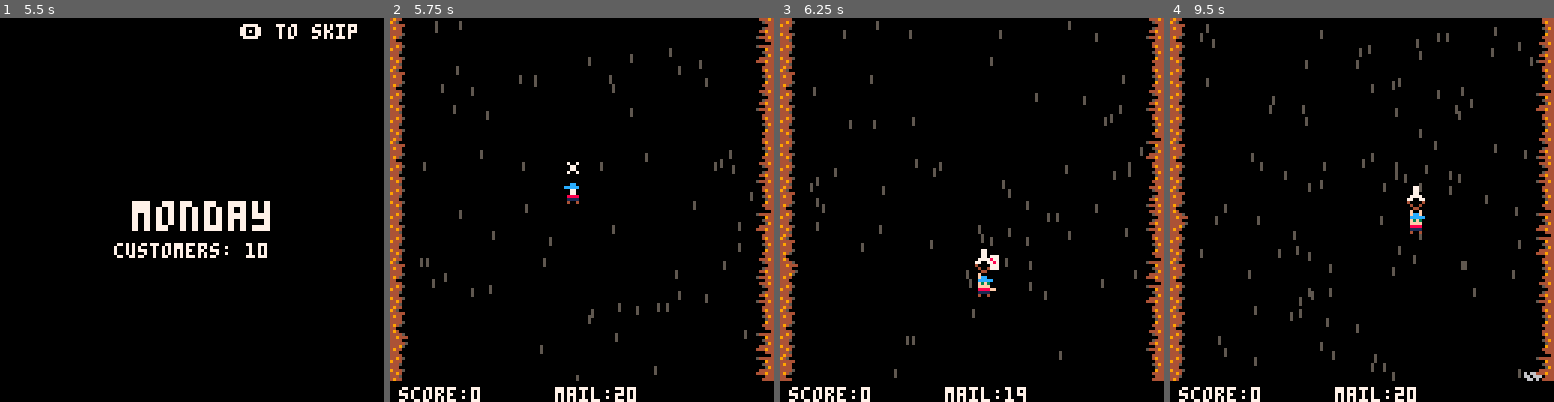
Above: before the commit, frames 1-4 (left to right).
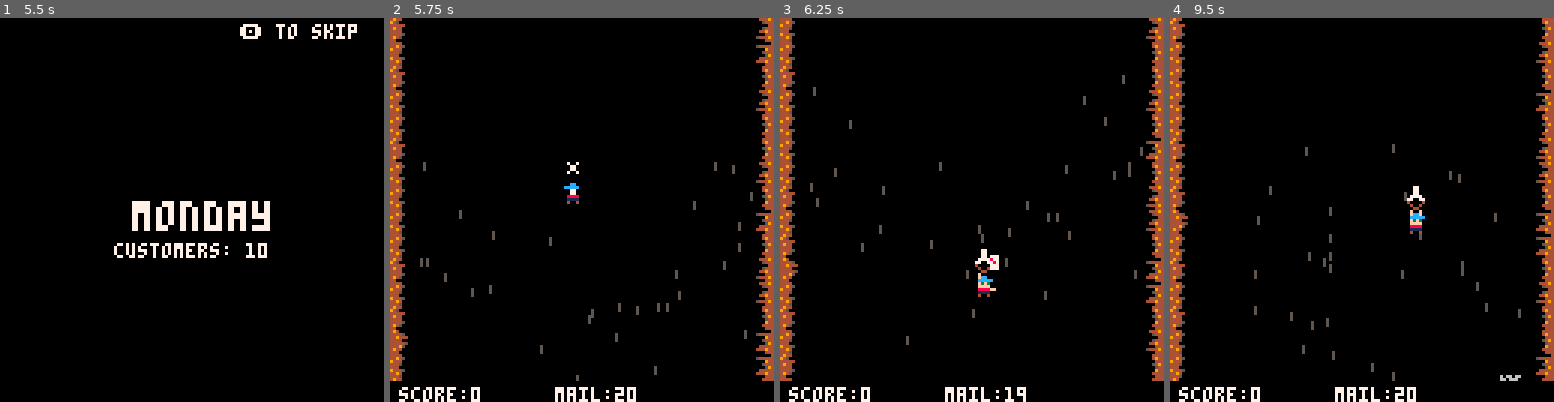
Above: after the commit, the same moments.

Repository: sugarvoid/down-mail
Game: PICO-8 cartridge down_mail.p8
The game is run twice, just before and just after one commit, with the same random seed, the same clock (stepped at 60 frames per second) and the same inputs.
Inputs:
- Up to frame 1 (5.5 s): tap X (X key) at 0.33, 1.07, 1.85, 2.97, 4.08, 5.2 s; tap O (Z key) at 0.7, 1.7, 2.1, 2.5, 2.9, 3.3, 3.7, 4.1, 4.5, 4.9, 5.3 s; hold Right 1.6-2.1 s; hold Up 2.15-2.42 s; hold Right 2.47-3.03 s; hold Left 3.08-3.58 s; hold Down 3.63-3.97 s; hold Right 4.02-4.68 s; hold Up 4.73-5.03 s; hold Left from 5.08 s (still down)
- Up to frame 2 (5.75 s): release Left at 5.68 s; tap O (Z key) at 5.7 s; hold Down from 5.73 s (still down)
- Up to frame 3 (6.25 s): release Down at 6.03 s; hold Right from 6.08 s (still down); tap O (Z key) at 6.1 s
- Up to frame 4 (9.5 s): tap X (X key) at 6.32, 7.43, 8.55 s; tap O (Z key) every 0.4 s from 6.5 to 9.3 s; release Right at 6.58 s; hold Right 6.63-7.13 s; hold Up 7.18-7.45 s; hold Right 7.5-8.07 s; hold Left 8.12-8.62 s; hold Down 8.67-9 s; hold Right from 9.05 s (still down)

Frame 1 is identical in both runs. In frame 2, 0.5% of the frame differs, in the area x 10-90%, y 0-75%; in frame 3, 0.6%; in frame 4, 1.9%, in the area x 7-97%, y 1-95%.

Commit message:
Fix infinite wind bug

Diff:
--- a/src/main.lua
+++ b/src/main.lua
@@ -396,7 +396,7 @@
     p1.letters = 20
 
     g_state = gamestates.day_title
-    --init_wind()
+    init_wind()
 end
 
 function change_state(new_state)
--- a/src/spawner.lua
+++ b/src/spawner.lua
@@ -148,7 +148,7 @@
     rocks = {}
     twisters = {}
     dogs = {}
-    --objects.front = {}
-    --objects.back = {}
+    objects.front = {}
+    objects.back = {}
     all_particles = {}
 end
